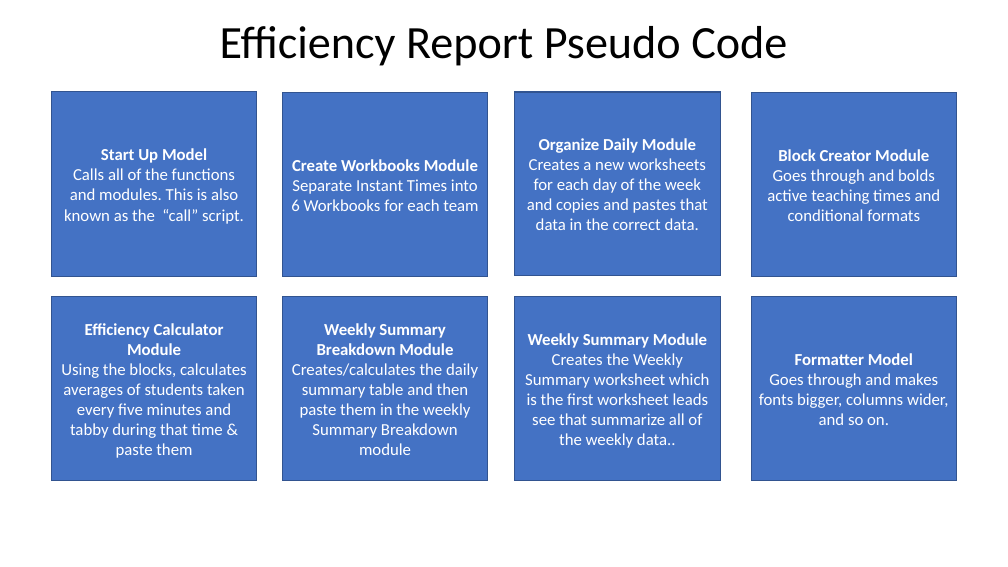
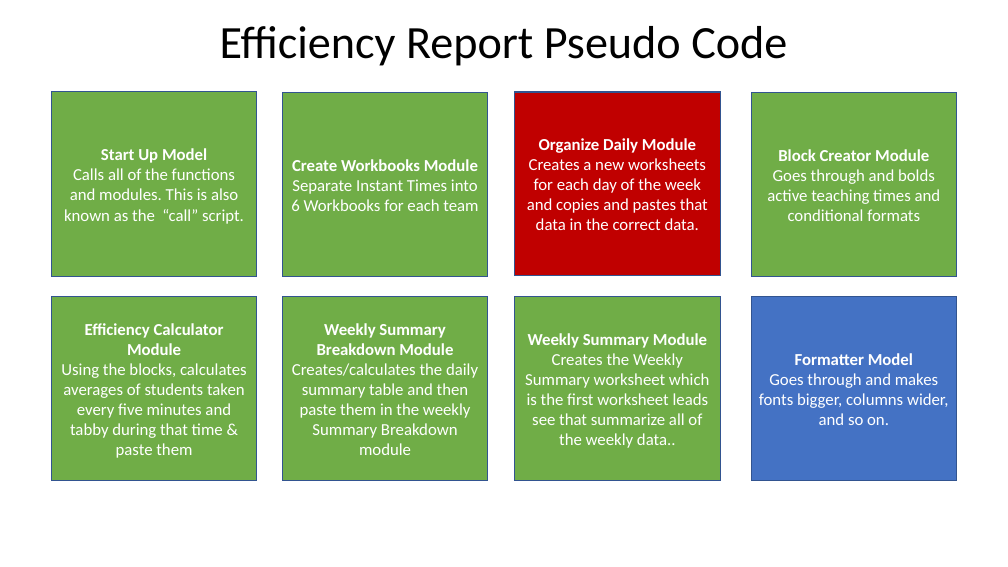
Before and after one commit to civetta/Efficiency-Report, a slide deck: slide 1 of E_Report Pseudo Code.pptx. Drawn at 1008x567 pixels with LibreOffice and Linux fonts; fonts in the diff are those of the drawing. Boxes give left, top, right and bottom in pixels: in the first picture for what was removed or moved away, otherwise in the second. Text is boxed around its words. In the diff, an @@ line names an element or a change of style, - is before the commit and + after.

Commit message:
Individual E-Reports
Create a sheet for each sheet and copies each day into it's own column. Working.

```diff
--- a/E_Report Pseudo Code.pptx
+++ b/E_Report Pseudo Code.pptx
@@ fill #4472C4 to #70AD47 in 6 elements at (x1=282, y1=93, x2=488, y2=277), (x1=752, y1=93, x2=957, y2=278), (x1=51, y1=296, x2=257, y2=481), (x1=282, y1=296, x2=488, y2=481), (x1=515, y1=296, x2=721, y2=481), (x1=51, y1=92, x2=257, y2=277) @@
@@ rectangle "Organize Daily Module" at (x1=515, y1=92, x2=721, y2=276): fill #4472C4 to #C00000 @@
```
Also in this commit, not shown: 29 other files.
